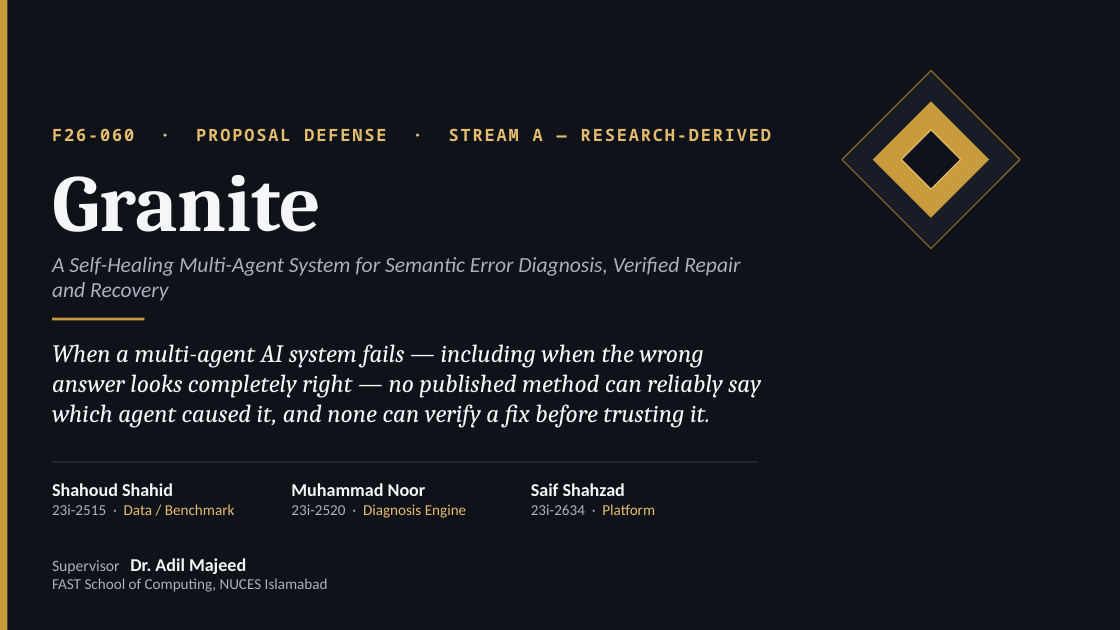
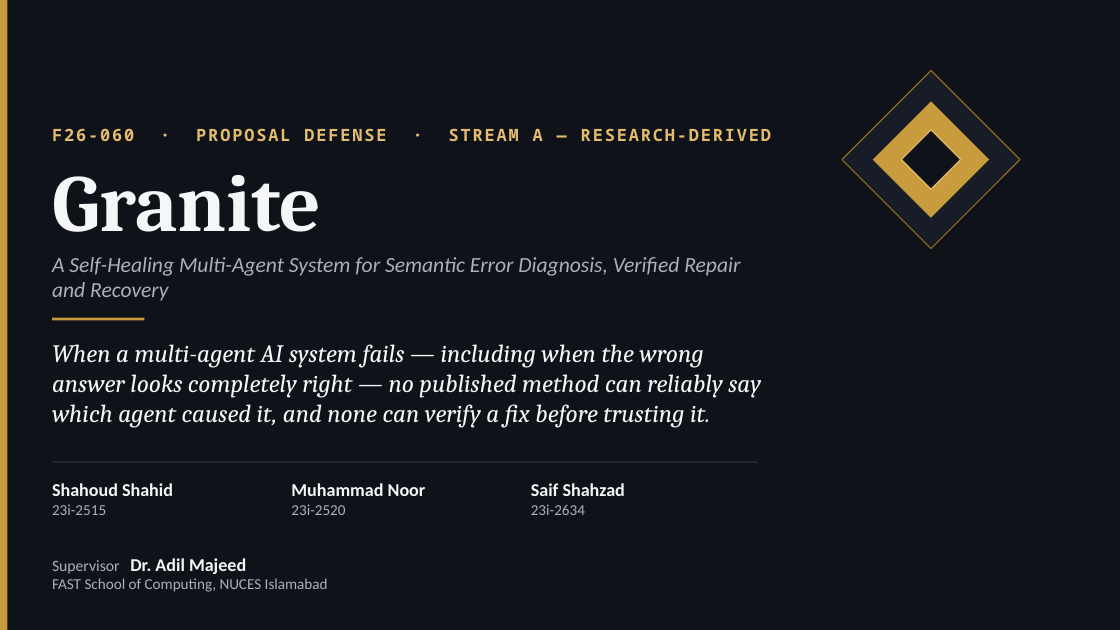
Before and after one commit to Shahoud867/Final-Year-Project, a slide deck: slide 1 of markdowns/05-deliverables/proposal-deck/Granite_Proposal_Defense_v2.pptx. Drawn at 1120x630 pixels with LibreOffice and Linux fonts; fonts in the diff are those of the drawing. Boxes give left, top, right and bottom in pixels: in the first picture for what was removed or moved away, otherwise in the second. Text is boxed around its words. In the diff, an @@ line names an element or a change of style, - is before the commit and + after.

```diff
--- a/markdowns/05-deliverables/proposal-deck/Granite_Proposal_Defense_v2.pptx
+++ b/markdowns/05-deliverables/proposal-deck/Granite_Proposal_Defense_v2.pptx
@@ text at <box>52,505,106,515</box>: text changed; text colour #E3BC6E to #A9B0BE @@
-23i-2515 · Data / Benchmark
+23i-2515
@@ text at <box>291,504,345,515</box>: text changed; text colour #E3BC6E to #A9B0BE @@
-23i-2520 · Diagnosis Engine
+23i-2520
@@ text at <box>531,504,585,515</box>: text changed @@
-23i-2634 · Platform
+23i-2634
```
Also in this commit, not shown: 9 other slides changed, 4 other files.
